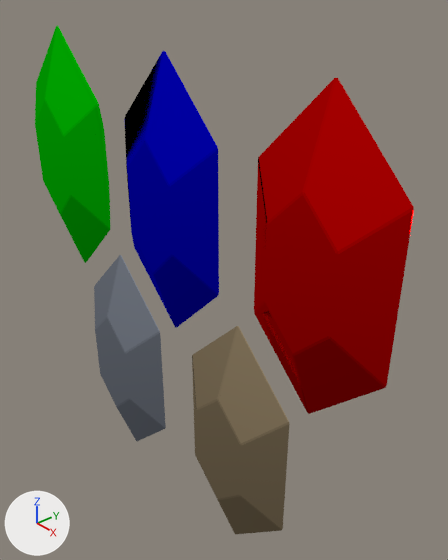
Renders of the Blender file models/Objects/rupee/rupee.blend from each side of a commit.
Before and after are seen from a 50 mm camera at (0.322, -0.232, 0.233) aimed at (0.017, 0.033, 0.016). The axes (+X, +Y, +Z) are drawn at lower left. The lights are the same throughout.

In view in the first picture: 'Ruppee Blue', 'Ruppee Gold', 'Ruppee Red', 'Ruppee Silver', 'ruby'.
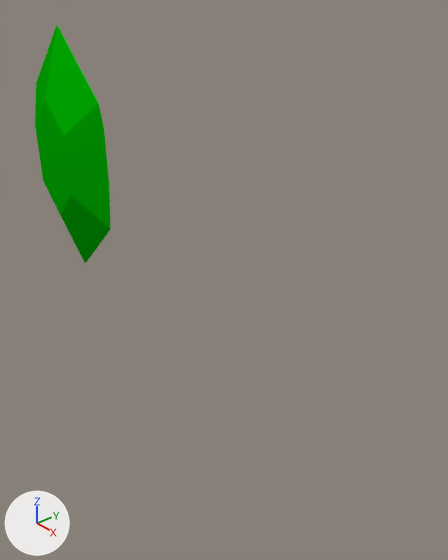
The newer file is also rescaled (x0.253), turned or shifted as a whole; pictures and numbers use the older file's frame.

Changed parts and their boxes [x1, y1, x2, y2] in the pictures (448 x 560 px):
'Ruppee Red', deleted: before [254, 78, 414, 414]
'Ruppee Blue', deleted: before [124, 51, 219, 328]
'Ruppee Gold', deleted: before [192, 326, 289, 534]
'Ruppee Silver', deleted: before [94, 255, 166, 441]

Patch to the scene script:
```diff
--- a/models/Objects/rupee/rupee.blend.py
+++ b/models/Objects/rupee/rupee.blend.py
@@ ob_ruppee_gold @@
-ob_ruppee_gold = bpy.data.objects.new('Ruppee Gold', me_ruppee_gold)
-ob_ruppee_gold.location = (0.0691, 0.0, -0.084)
-ob_ruppee_gold.scale = (0.05, 0.05, 0.05)
-_m = ob_ruppee_gold.modifiers.new('Mirror', 'MIRROR')
-_m.use_axis = (False, True, False)
-_m = ob_ruppee_gold.modifiers.new('Bevel', 'BEVEL')
-_m.width = 0.015
-_m.width_pct = 0.015
-_m.limit_method = 'NONE'
-_m.spread = 0.0
-_m = ob_ruppee_gold.modifiers.new('Subsurf', 'SUBSURF')
-_m.subdivision_type = 'SIMPLE'
@@ ob_ruppee_silver @@
-ob_ruppee_silver = bpy.data.objects.new('Ruppee Silver', me_ruppee_sliver)
-ob_ruppee_silver.location = (-0.0711, 0.0, -0.084)
-ob_ruppee_silver.scale = (0.05, 0.05, 0.05)
-_m = ob_ruppee_silver.modifiers.new('Mirror', 'MIRROR')
-_m.use_axis = (False, True, False)
-_m = ob_ruppee_silver.modifiers.new('Bevel', 'BEVEL')
-_m.width = 0.015
-_m.width_pct = 0.015
-_m.limit_method = 'NONE'
-_m.spread = 0.0
@@ ob_ruppee_blue @@
-ob_ruppee_blue = bpy.data.objects.new('Ruppee Blue', me_ruppee_blue)
-ob_ruppee_blue.location = (0.0003, 0.0, 0.0788)
-ob_ruppee_blue.scale = (0.05, 0.05, 0.05)
@@ ob_ruppee_red @@
-ob_ruppee_red = bpy.data.objects.new('Ruppee Red', me_ruppee_red)
-ob_ruppee_red.location = (0.1335, 0.0, 0.0814)
-ob_ruppee_red.scale = (0.05, 0.05, 0.05)
-_m = ob_ruppee_red.modifiers.new('Mirror', 'MIRROR')
-_m.use_axis = (False, True, False)
-_m = ob_ruppee_red.modifiers.new('Bevel', 'BEVEL')
-_m.width = 0.015
-_m.width_pct = 0.015
-_m.limit_method = 'NONE'
-_m.spread = 0.0
```
